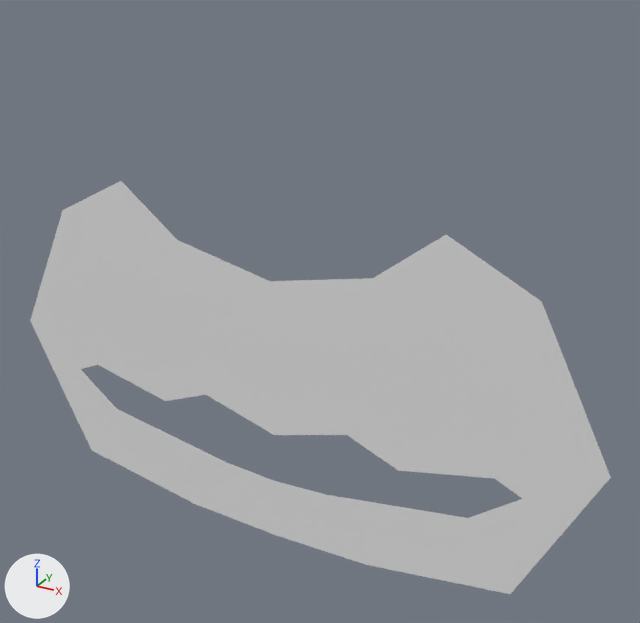
Two versions of the Blender file steampunk.blend, one commit apart.
Rendered twice from a 50 mm camera at (0.638, -1.011, 8.757) aimed at (0.063, 0.036, 8.234). The axes (+X, +Y, +Z) are drawn at lower left. The lights are the same throughout.
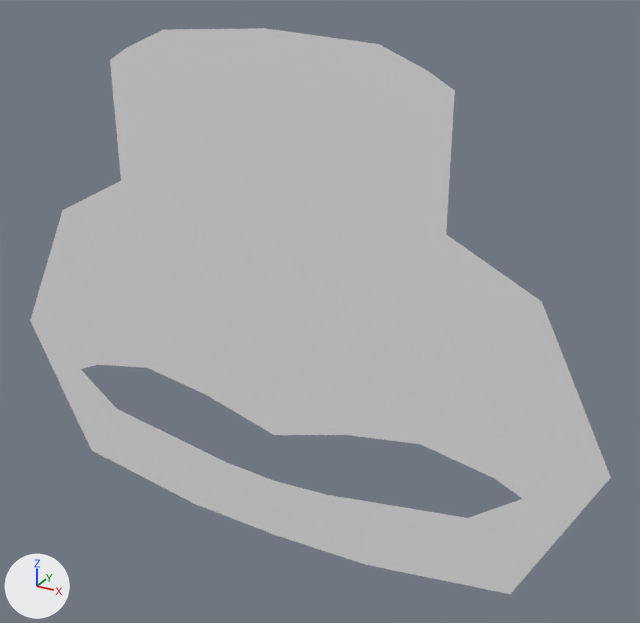
The change in detail:
me_plane has 16 vertices, 7 faces and spans x 0.0..0.504, y -0.36..0.205, z 0.0.
me_plane is used by ob_plane; location (0.0, 0.0, 8.192); rotation (1.571, 0.0, 0.0), in degrees (90, 0, 0).
Verts and faces of me_plane; kept vertices keep their numbers, new ones are numbered from 16.
Before the commit, vertices of me_plane: 1 (0.163, 0.127, 0.0) at pixel (372, 278), 3 (0.0, 0.091, 0.0) at pixel (270, 281), 4 (0.212, -0.165, 0.0) at pixel (398, 470), 5 (0.264, 0.205, 0.0) at pixel (446, 234).
Part 1, on me_plane:
Vertex 4 moves to (0.244, -0.11, 0.0), pixel (420, 444).
New vertex 16 is at (0.163, 0.252, 0.0), pixel (375, 187).
New vertex 17 is at (0.0, 0.262, 0.0), pixel (267, 164).
New vertex 18 is at (0.229, 0.225, 0.0), pixel (421, 215).
New vertices 19 to 22 stand at vertices 5, 16, 17, 18, in that order, plus (0.0, 0.179, 0.0).
New faces: (1, 5, 18, 16), (1, 16, 17, 3), (5, 19, 22, 18), (16, 18, 22, 20), (16, 20, 21, 17).

Location of each change, (x1, y1, x2, y2) in pixels of the pictures (640 x 623 px):
'Plane', reshaped (37% taller): before (30, 181, 611, 594); after (30, 28, 611, 594)
part 1 of me_plane, built on: before (97, 181, 495, 479); after (97, 28, 495, 478)
